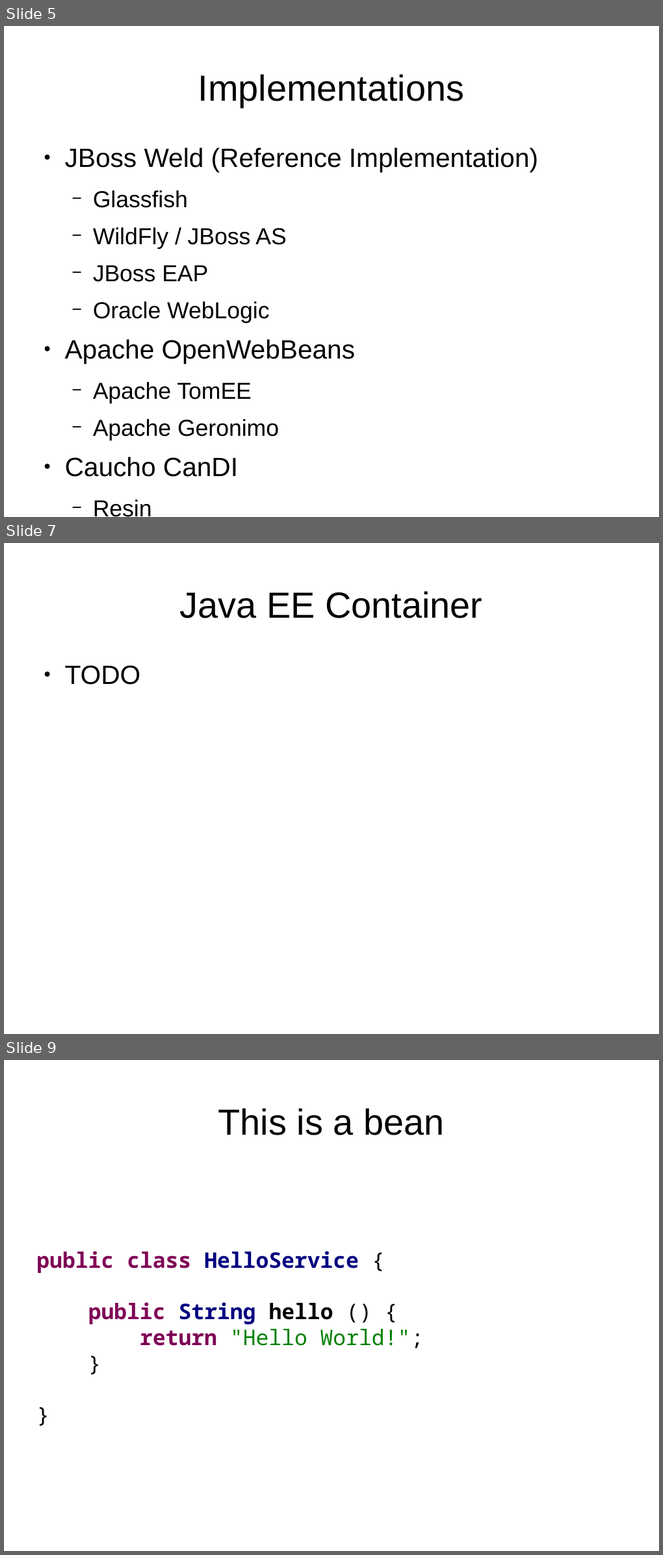
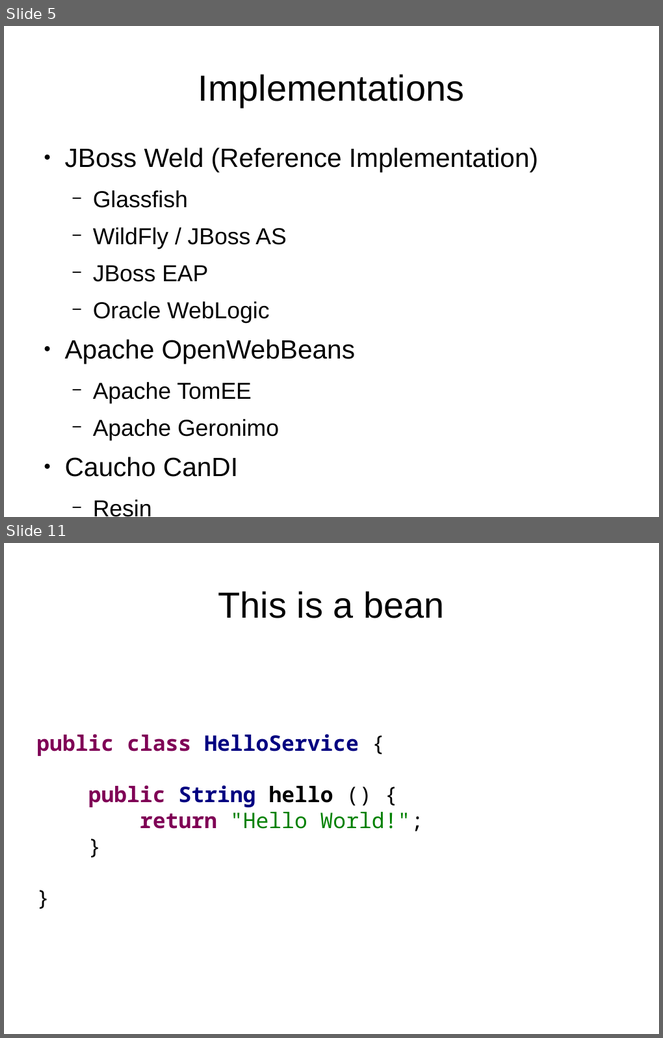
Before and after one commit to FrigoCoder/CDI, a slide deck: CDI.odp. Shown one above the other, each under a label of ours: slides 5, 7 and 9 before the commit, slides 5 and 11 after it; the slides between them are not shown. The pictures are 663x1555 and 663x1038 pixels, drawn with LibreOffice and Linux fonts; fonts in the diff are those of the drawing. Boxes give left, top, right and bottom in pixels: in the first picture for what was removed or moved away, otherwise in the second. Text is boxed around its words. In the diff, an @@ line names an element or a change of style, - is before the commit and + after.

```diff
--- a/CDI.odp
+++ b/CDI.odp
@@ slide 7 removed at (x1=4, y1=543, x2=659, y2=1034), background #FFFFFF @@
@@ title removed at (x1=180, y1=591, x2=482, y2=618) @@
-Java EE Container
@@ text removed at (x1=65, y1=665, x2=141, y2=685) @@
-● TODO
@@ what was slide 9 is now slide 11 @@
```
Also in this commit, not shown: 2 slides changed, 7 slides added, 1 other slide removed, 5 other files.
